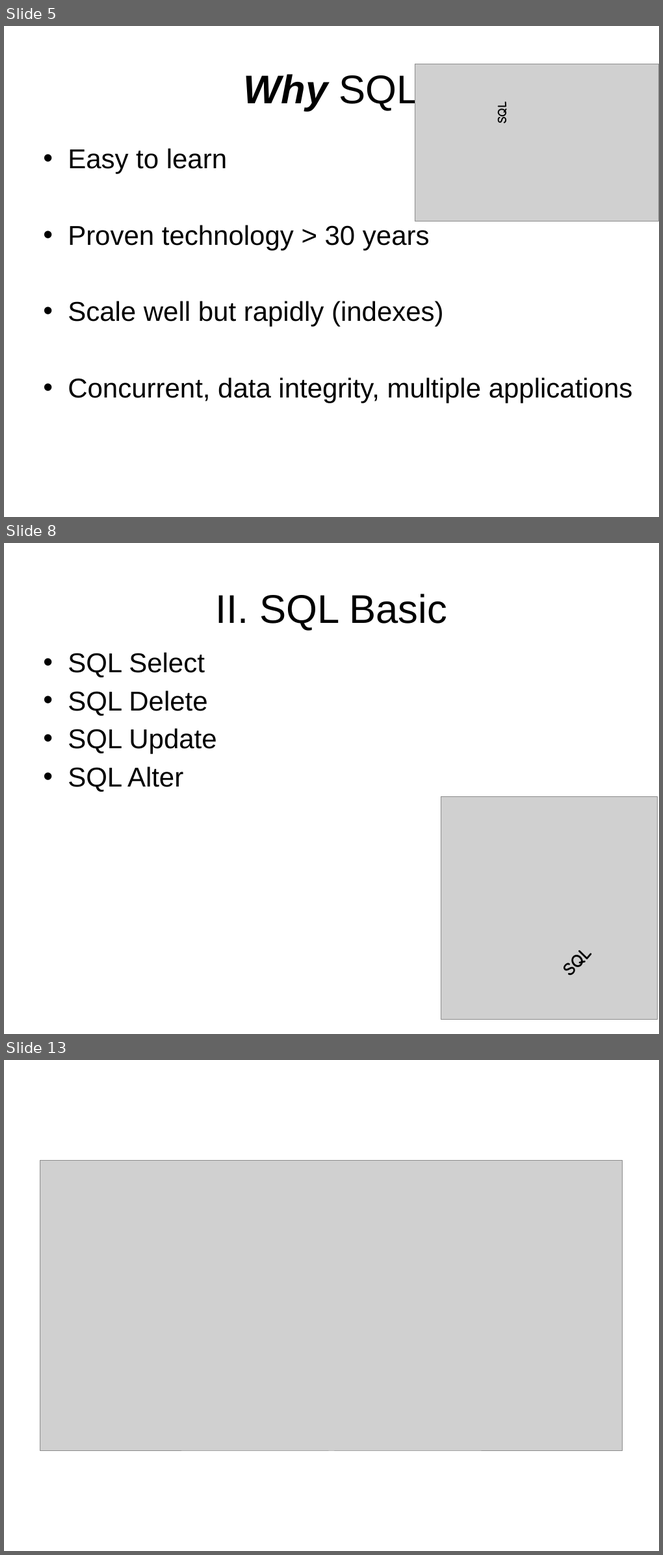
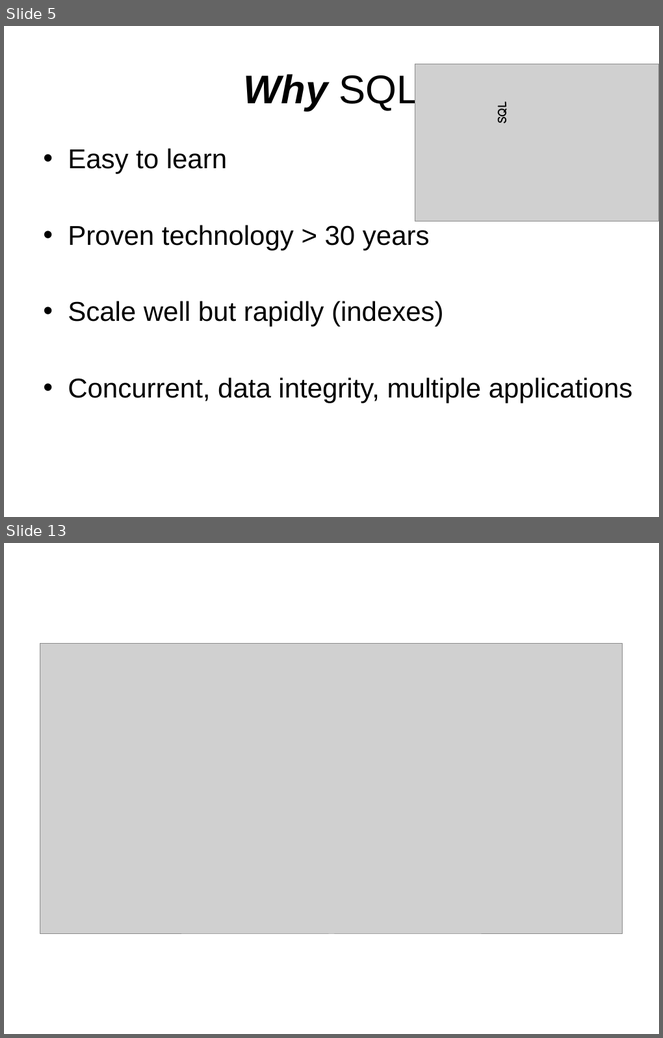
Before and after one commit to sonvq/sqltraining, a slide deck: QS_Training_SQL_Overview.pptx. Shown one above the other, each under a label of ours: slides 5, 8 and 13 before the commit, slides 5 and 13 after it; the slides between them are not shown. The pictures are 663x1555 and 663x1038 pixels, drawn with LibreOffice and Linux fonts; fonts in the diff are those of the drawing; grey boxes stand for pictures; background and template pictures are left out. Boxes give left, top, right and bottom in pixels: in the first picture for what was removed or moved away, otherwise in the second. Text is boxed around its words. In the diff, an @@ line names an element or a change of style, - is before the commit and + after.

```diff
--- a/QS_Training_SQL_Overview.pptx
+++ b/QS_Training_SQL_Overview.pptx
@@ slide 8 removed at (4,543,659,1034), background picture (left out) @@
@@ title removed at (215,594,447,631) @@
-II. SQL Basic
@@ text removed at (68,652,217,792) @@
-• SQL Select
-• SQL Delete
-• SQL Update
-• SQL Alter
@@ picture removed at (441,797,657,1020) @@
@@ text removed at (551,889,647,987) @@
-SQL
```
Also in this commit, not shown: 5 slides changed, 2 slides added, 1 other slide removed, 8 other files.
